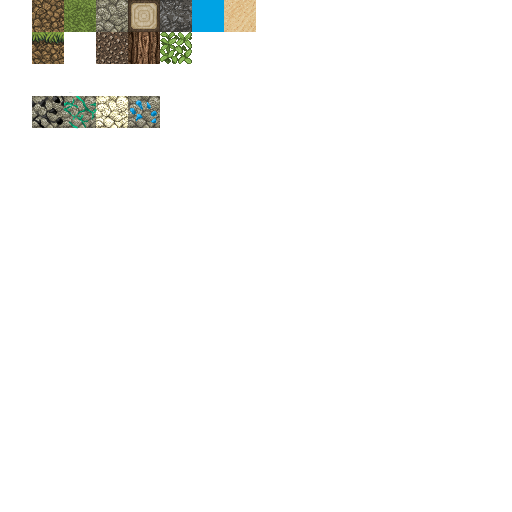
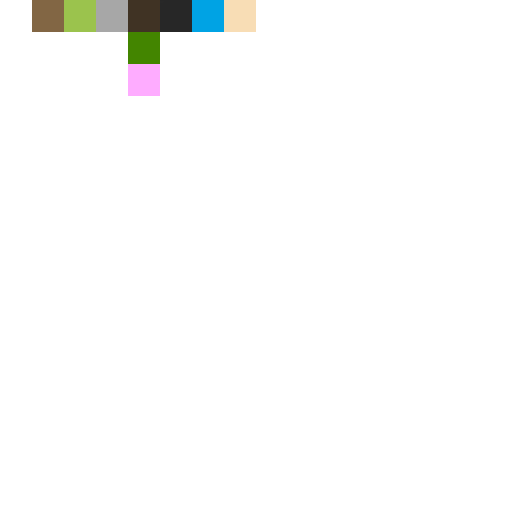
Two versions of the same layered image (w=512, h=512). Layer-by-layer changes:
added layer "pinkleaves" above "leaves" over (128, 64, 160, 96)
added layer "leaves" above "sand" over (128, 32, 160, 64)
painted on "sand" over (224, 0, 256, 32)
removed layer "bedrock" over (160, 0, 192, 32)
removed layer "coal" over (31, 95, 65, 129)
removed layer "copper" over (63, 90, 97, 129)
removed layer "phosphorous" over (96, 96, 128, 128)
removed layer "bluerune" over (128, 96, 160, 128)
painted on "stone" over (96, 0, 128, 32)
renamed "oak_log_top" to "wood", painted on it over (128, 0, 160, 32)
removed layer "oak_log" over (128, 32, 160, 64)
renamed "grasstop" to "grass", painted on it over (64, 0, 96, 32)
removed layer "birch_leaves" over (160, 32, 192, 64)
removed layer "gravel" over (96, 32, 128, 64)
painted on "dirt" over (32, 0, 64, 32)
removed layer "grassside" over (32, 32, 64, 64)
